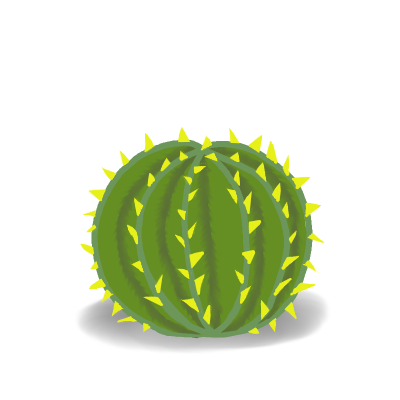
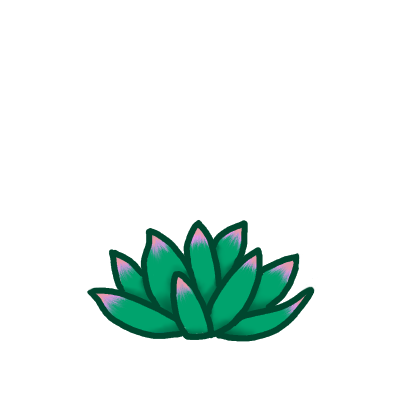
Layered file, before and after one edit (400 x 400). Changes by layer:
showed group "Succulent" (10 layers) over [76, 128, 330, 354]
added group "Live" with 4 layers in group "Succulent" over [76, 128, 330, 354]
moved "Paint Layer 7" (2nd of 2, in "Succulent" › "Live") into group "Live", painted on it over [76, 128, 330, 354]
added layer "Paint Layer 10" (2nd of 2, in "Succulent" › "Live") in group "Live" over [76, 192, 320, 354]
added layer "Paint Layer 11" (2nd of 2, in "Succulent" › "Live") in group "Live" over [76, 192, 330, 354]
added layer "Paint Layer 9" (2nd of 2, in "Succulent" › "Live") in group "Live" over [76, 192, 320, 354]
hid group "SpikyPlant" (7 layers) over [76, 124, 330, 354]
painted on "Paint Layer 3" over [76, 128, 320, 354]
painted on "Paint Layer 5" over [76, 128, 320, 354]
hid "Shadow" (1st of 2, in "SpikyPlant"), painted on it over [76, 192, 330, 354]
